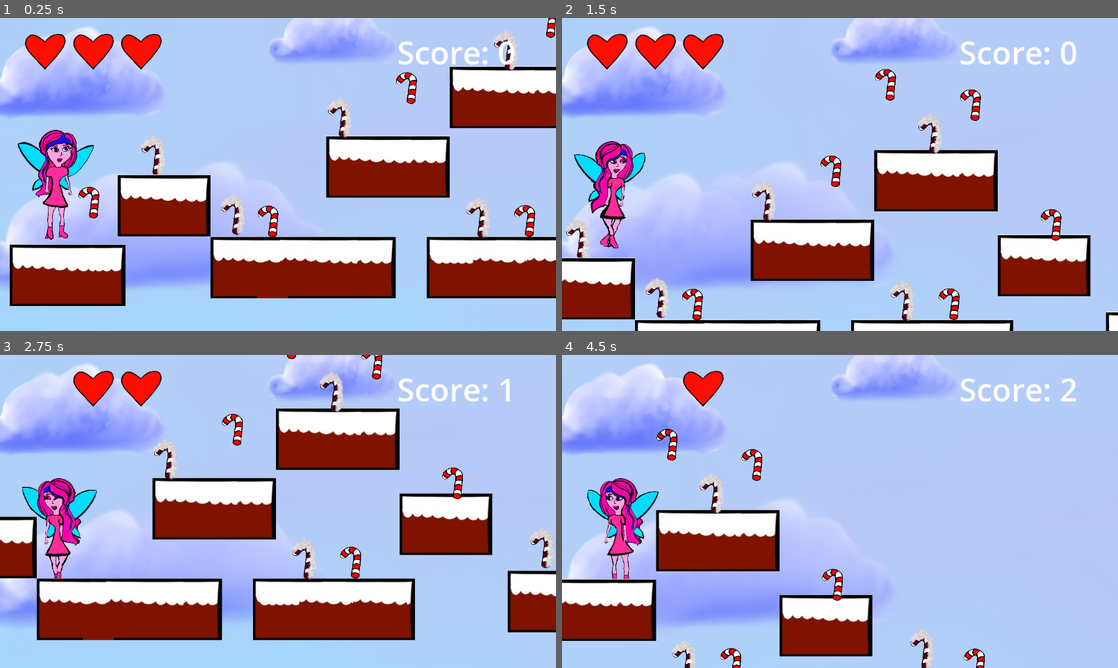
Above: before the commit, frames 1-4 (two rows, left to right).
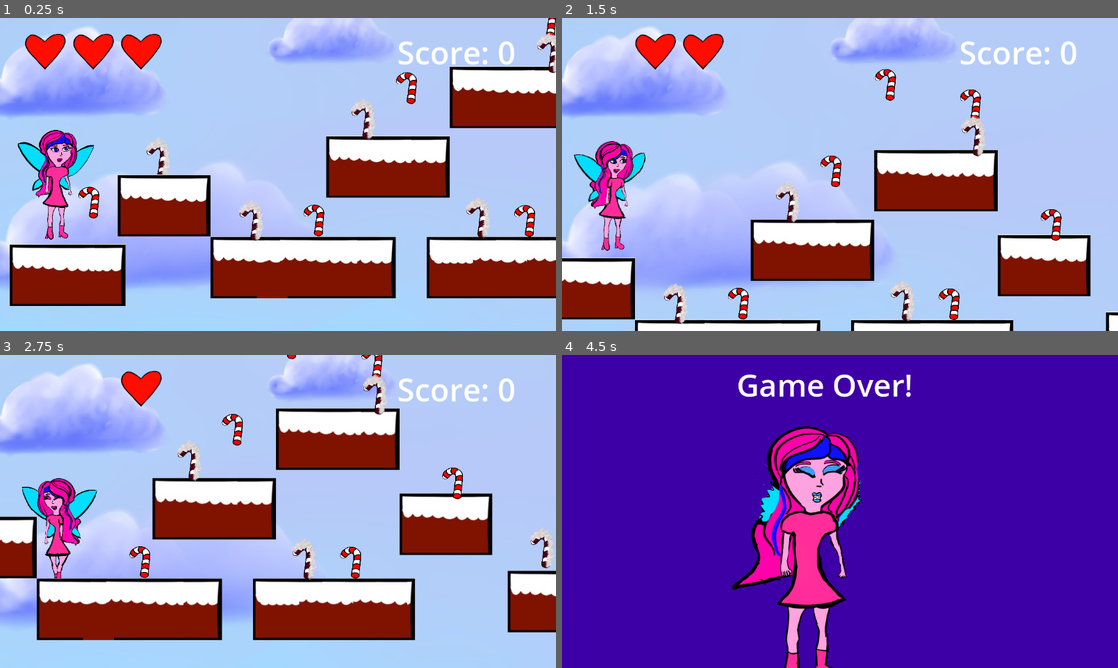
Above: after the commit, the same moments.

Repository: mhorowitz9/MiriCapstoneGameVideoGameDesign
Game: Godot game, scene res://mainscene.tscn
The game is run twice, just before and just after one commit, with the same random seed, the same clock (stepped at 60 frames per second) and the same inputs.
Inputs:
- Up to frame 1 (0.25 s): no input
- Up to frame 2 (1.5 s): tap Enter (ui_accept) at 0.5, 0.77 s; hold Right (ui_right) from 0.53 s (still down)
- Up to frame 3 (2.75 s): tap Enter (ui_accept) at 1.52 s; release Right (ui_right) at 2.03 s; hold Left (ui_left) from 2.03 s (still down)
- Up to frame 4 (4.5 s): release Left (ui_left) at 2.78 s; hold Right (ui_right) 2.78-4.28 s; tap Enter (ui_accept) at 3.02, 3.77 s; hold Left (ui_left) from 4.28 s (still down)

The runs differ from the first frame. In frame 1, 2.3% of the frame differs, in the area x 25-100%, y 3-72%; in frame 2, 3.4%; in frame 3, 2.0%; in frame 4, 100%, in the area x 0-100%, y 0-100%.

Commit message:
added to scene

Diff:
--- /dev/null
+++ b/miricapstonegamevideogamedesign/WallGame.tscn
@@ -0,0 +1,18 @@
+[gd_scene load_steps=3 format=3 uid="uid://bhga8ccy1lbms"]
+
+[ext_resource type="Script" path="res://wallgame.gd" id="1_tsta0"]
+
+[sub_resource type="RectangleShape2D" id="RectangleShape2D_1pnwc"]
+size = Vector2(53, 624)
+
+[node name="WallGame" type="Node2D"]
+
+[node name="wallgame" type="Area2D" parent="."]
+script = ExtResource("1_tsta0")
+
+[node name="CollisionShape2D" type="CollisionShape2D" parent="wallgame"]
+position = Vector2(159, 330)
+shape = SubResource("RectangleShape2D_1pnwc")
+debug_color = Color(0.91359, 8.72129e-05, 0.719226, 0.42)
+
+[connection signal="body_entered" from="wallgame" to="wallgame" method="_on_body_entered"]
--- a/miricapstonegamevideogamedesign/fairy.gd
+++ b/miricapstonegamevideogamedesign/fairy.gd
@@ -119,3 +119,15 @@
 		die()  # Call die() to handle Game Over
 	else:
 		play_animation("lose")  # Play "hurt" animation when the player takes damage
+
+# **Added Win Condition:**
+# Function to detect collision with "wallgame" (win condition)
+func _on_WallGame_body_entered(body: Node) -> void:
+	if body.is_in_group("fairy"):  # Check if the player collided with the wallgame
+		win_game()  # Trigger win condition
+
+# Function to handle the win event
+func win_game():
+	print("Player has won the game!")
+	# You can add any win logic here (e.g., transition to a win screen)
+	get_tree().change_scene_to_file("res://WinScene.tscn")  # Change to a "win" scene
--- a/miricapstonegamevideogamedesign/mainscene.tscn
+++ b/miricapstonegamevideogamedesign/mainscene.tscn
@@ -7,6 +7,7 @@
 [ext_resource type="Texture2D" uid="uid://blqh8cg8eh6rv" path="res://clouds.png" id="2_wpmuo"]
 [ext_resource type="PackedScene" uid="uid://dl6gsyy246q6d" path="res://Goodcandycane.tscn" id="3_67rqa"]
 [ext_resource type="PackedScene" uid="uid://bsj23u763wqka" path="res://Spikycandycane.tscn" id="5_qqwi1"]
+[ext_resource type="PackedScene" uid="uid://bhga8ccy1lbms" path="res://WallGame.tscn" id="8_qjajn"]
 
 [sub_resource type="RectangleShape2D" id="RectangleShape2D_1ilko"]
 size = Vector2(3361.25, 24)
@@ -1133,7 +1134,7 @@
 expand_mode = 1
 
 [node name="Spikycandycane" parent="." instance=ExtResource("5_qqwi1")]
-position = Vector2(-27, 157)
+position = Vector2(-17, 162)
 
 [node name="StaticBody2D" type="StaticBody2D" parent="."]
 position = Vector2(1296, 664)
@@ -1273,7 +1274,7 @@
 position = Vector2(64, 311)
 
 [node name="Goodcandycane2" parent="." instance=ExtResource("3_67rqa")]
-position = Vector2(435, 350)
+position = Vector2(530, 348)
 
 [node name="Goodcandycane3" parent="." instance=ExtResource("3_67rqa")]
 position = Vector2(722, 74)
@@ -1282,16 +1283,16 @@
 position = Vector2(1011, -63)
 
 [node name="Spikycandycane2" parent="." instance=ExtResource("5_qqwi1")]
-position = Vector2(359, 78)
+position = Vector2(408, 81)
 
 [node name="Spikycandycane3" parent="." instance=ExtResource("5_qqwi1")]
-position = Vector2(138, 279)
+position = Vector2(176, 291)
 
 [node name="Spikycandycane4" parent="." instance=ExtResource("5_qqwi1")]
 position = Vector2(646, 285)
 
 [node name="Spikycandycane5" parent="." instance=ExtResource("5_qqwi1")]
-position = Vector2(703, -61)
+position = Vector2(793, -56)
 
 [node name="Spikycandycane6" parent="." instance=ExtResource("5_qqwi1")]
 position = Vector2(1139, 262)
@@ -1334,3 +1335,6 @@
 
 [node name="Goodcandycane10" parent="." instance=ExtResource("3_67rqa")]
 position = Vector2(835, -105)
+
+[node name="WallGame" parent="." instance=ExtResource("8_qjajn")]
+position = Vector2(3178, 154)
--- /dev/null
+++ b/miricapstonegamevideogamedesign/wallgame.gd
@@ -0,0 +1,7 @@
+extends Area2D
+
+
+
+func _on_body_entered(body: Node2D) -> void:
+	if body.is_in_group("fairy"):  # Check if the colliding body is the player
+		body.win_game()  # Call win_game() on the player to trigger the win condition
--- /dev/null
+++ b/miricapstonegamevideogamedesign/winscene.tscn
@@ -0,0 +1,7 @@
+[gd_scene format=3 uid="uid://nne6c0bc2qew"]
+
+[node name="Winscene" type="Node2D"]
+
+[node name="ColorRect" type="ColorRect" parent="."]
+offset_right = 1342.0
+offset_bottom = 808.0
Not shown: 1 places in miricapstonegamevideogamedesign/mainscene.tscn that only renumber resources
